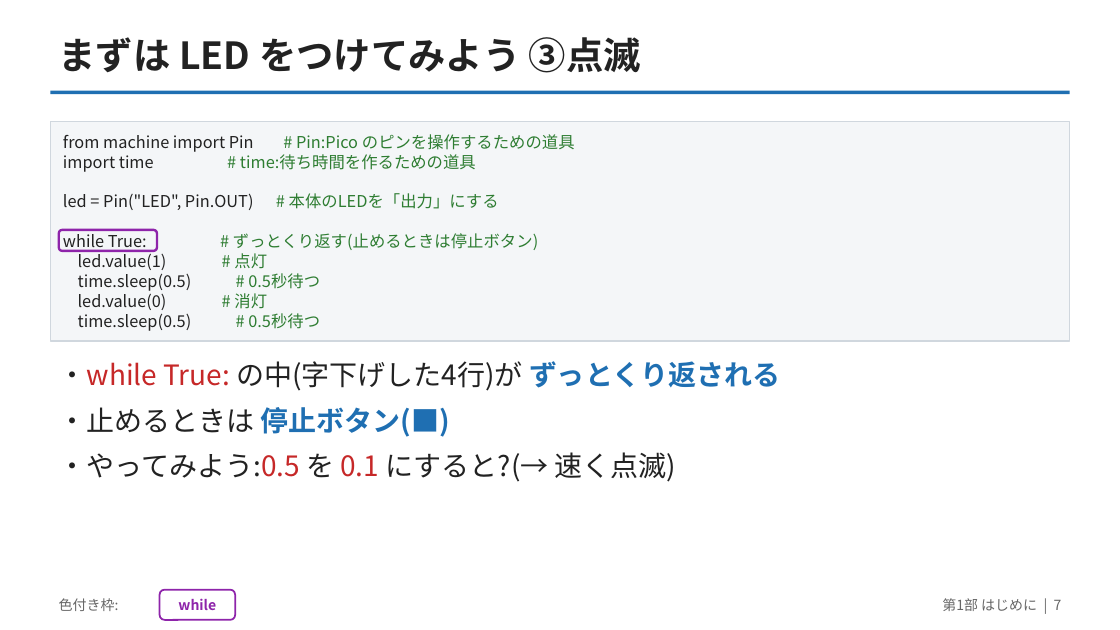
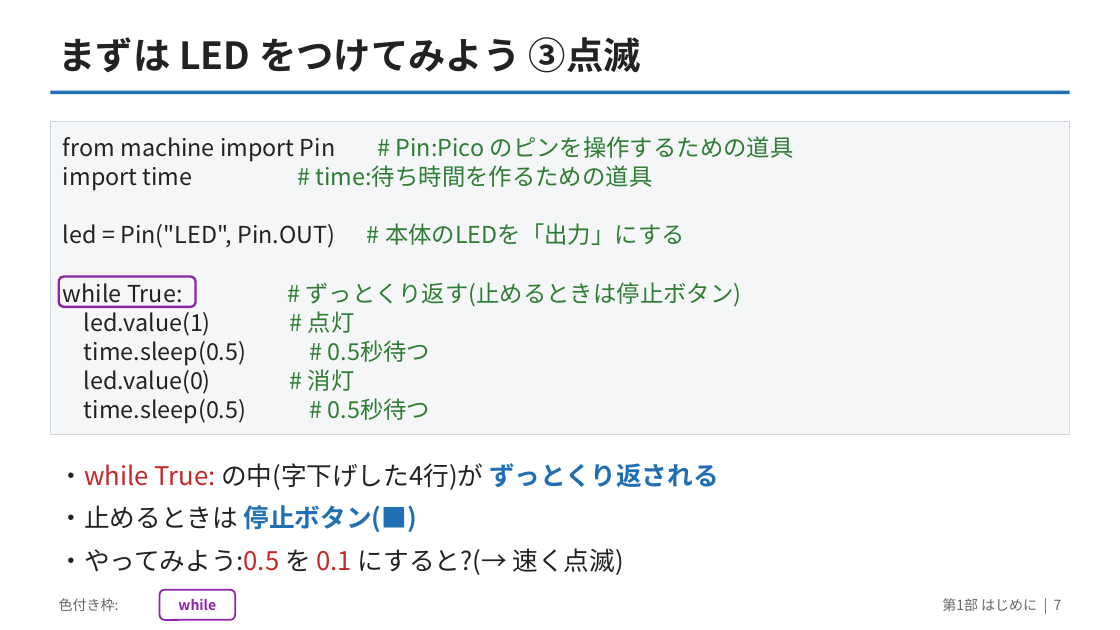
Before and after one commit to yuracode/isiot, a slide deck: slide 7 of slides/pico_sensor_intro.pptx. Drawn at 1120x630 pixels with LibreOffice and Linux fonts; fonts in the diff are those of the drawing. Boxes give left, top, right and bottom in pixels: in the first picture for what was removed or moved away, otherwise in the second. Text is boxed around its words. In the diff, an @@ line names an element or a change of style, - is before the commit and + after.

```diff
--- a/slides/pico_sensor_intro.pptx
+++ b/slides/pico_sensor_intro.pptx
@@ text "from machine import Pin # ..." at bbox=[63, 136, 794, 420]: size 14 to 20 pt; line spacing 17pt to 25pt @@
@@ rectangle: place and size @@
-rectangle at bbox=[50, 122, 1070, 341]
+rectangle at bbox=[50, 122, 1070, 434]
@@ rounded rectangle: place and size @@
-rounded rectangle at bbox=[59, 230, 157, 251]
+rounded rectangle at bbox=[59, 276, 196, 307]
@@ text "・while True: の中(字下げした4行)が ずっとくり返される": place and size @@
-text "・while True: の中(字下げした4行)が ずっとくり返される" at bbox=[59, 361, 780, 482]
+text "・while True: の中(字下げした4行)が ずっとくり返される" at bbox=[59, 463, 719, 575]
@@ text "・while True: の中(字下げした4行)が ずっとくり返される" at bbox=[59, 463, 719, 575]: size 24 to 22 pt @@
```
Also in this commit, not shown: 7 other slides changed, 2 other files.
